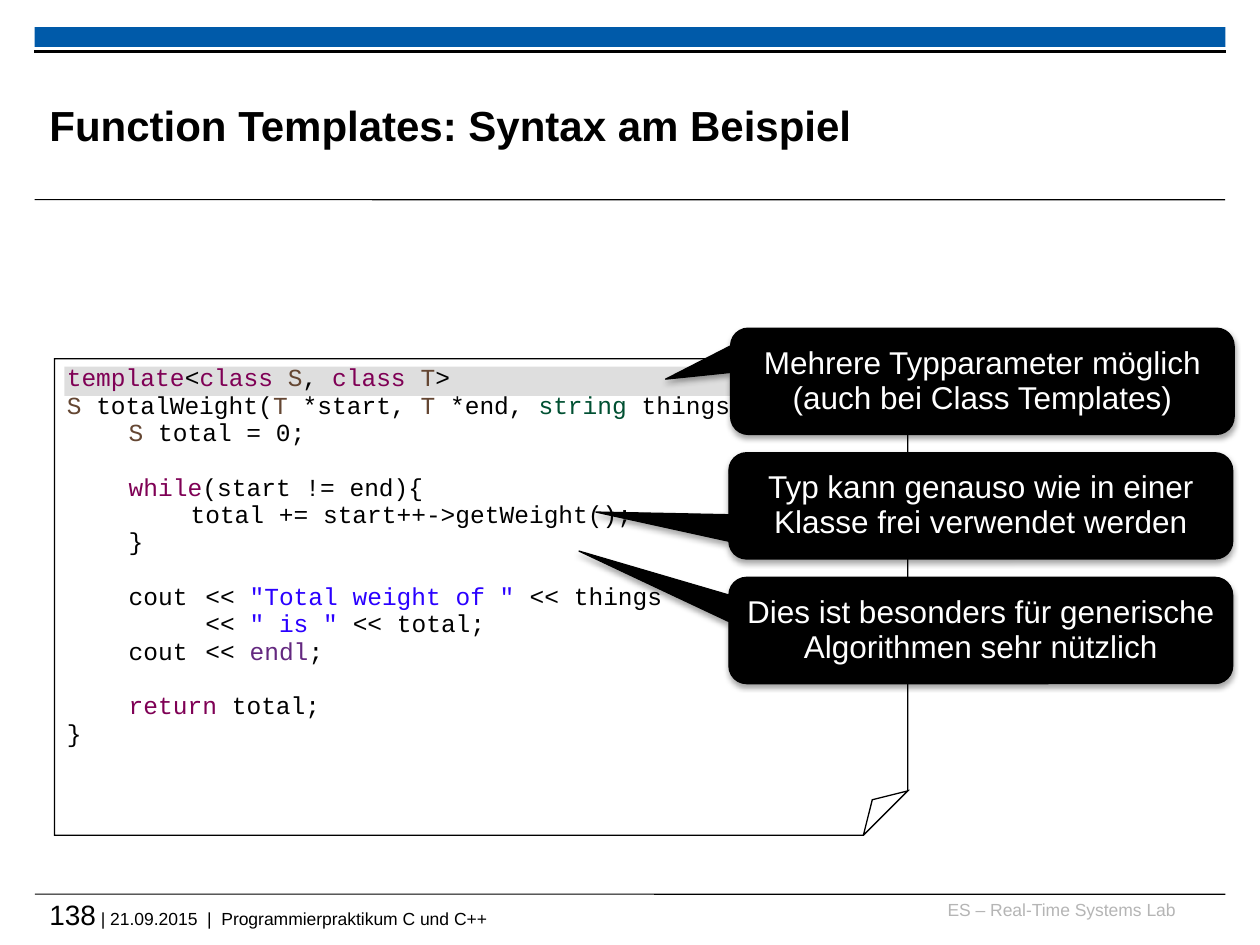
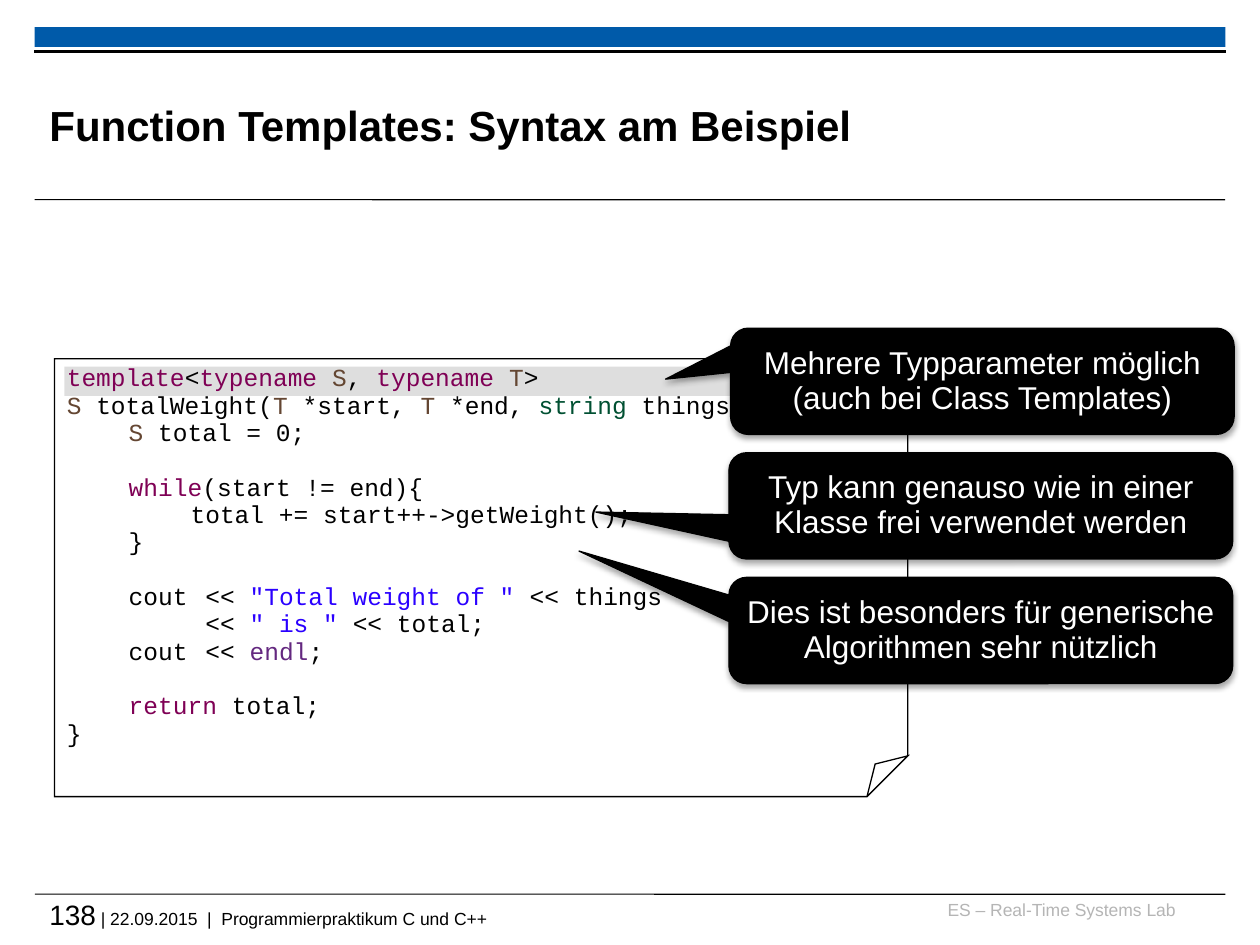
Before and after one commit to h82k/tud-cppp, a slide deck: slide 138 of cppp_lecture.pptx. Drawn at 1260x945 pixels with LibreOffice and Linux fonts; fonts in the diff are those of the drawing; background and template pictures are left out. Boxes give left, top, right and bottom in pixels: in the first picture for what was removed or moved away, otherwise in the second. Text is boxed around its words. In the diff, an @@ line names an element or a change of style, - is before the commit and + after.

Commit message:
Minor bug fixes in slides
 - class -> typename

```diff
--- a/cppp_lecture.pptx
+++ b/cppp_lecture.pptx
@@ folded corner "template<typename S, typename T>": place and size @@
-folded corner "template<typename S, typename T>" at <box>54,359,907,835</box>
+folded corner "template<typename S, typename T>" at <box>54,359,907,798</box>
@@ text in folded corner at <box>67,368,538,391</box>: text changed @@
-template<class S, class T>
+template<typename S, typename T>
@@ text at <box>49,905,487,929</box>: text changed @@
-138 | 21.09.2015 | Programmierpraktikum C und C++
+138 | 22.09.2015 | Programmierpraktikum C und C++
```
Also in this commit, not shown: 10 other slides changed, 2 other files.
